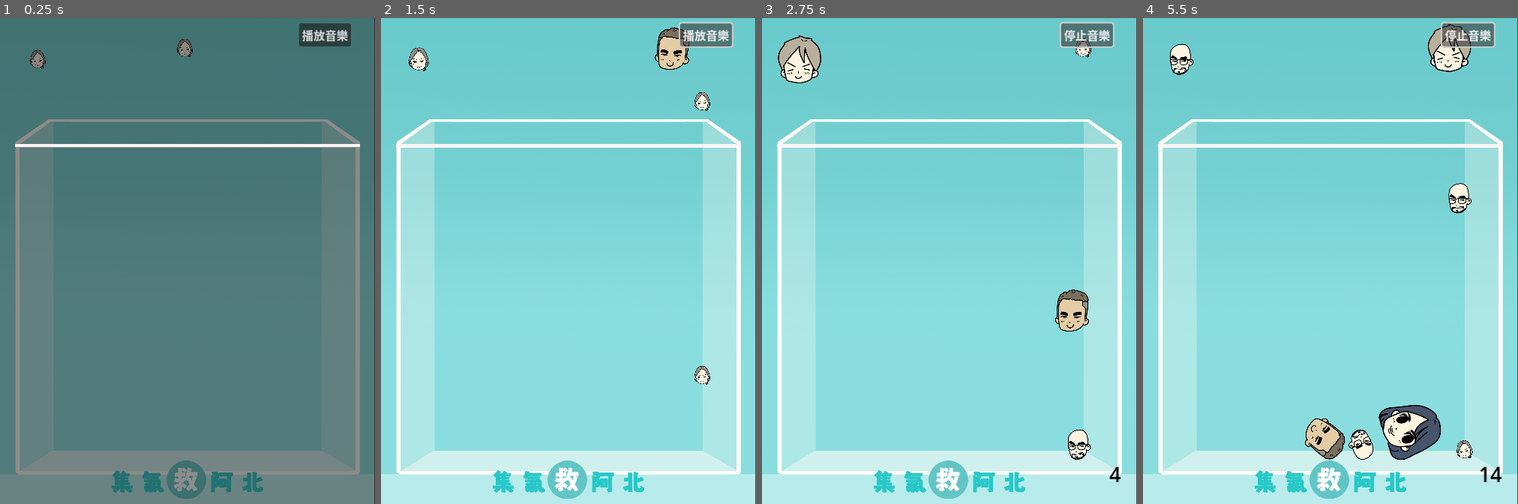
Above: before the commit, frames 1-4 (left to right).
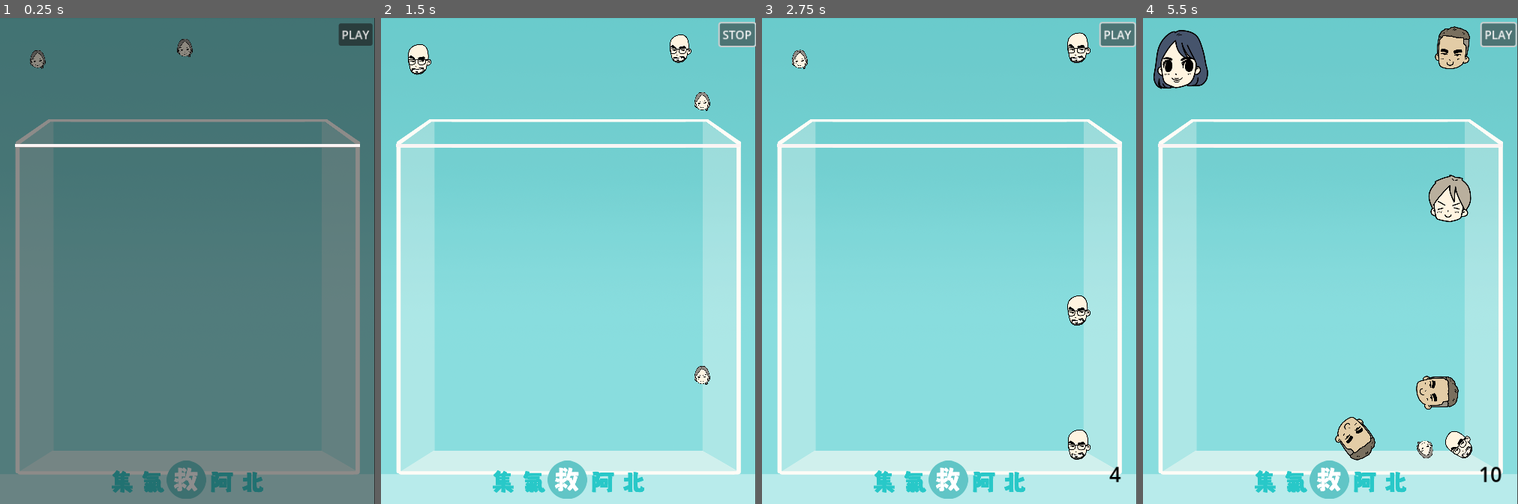
Above: after the commit, the same moments.

Repository: ken19800813/mergeTPP
Game: Godot game, scene res://main.tscn
Two runs of this game, one before a commit and one after it. Both use one fixed random seed, a clock stepped at 60 frames per second and the inputs below. Sound files missing from this copy of the repository are replaced by a short silence.
Inputs:
- Up to frame 1 (0.25 s): no input
- Up to frame 2 (1.5 s): click "播放音樂" (after the commit: "PLAY") at 0.5 s; click "停止音樂" (after the commit: "PLAY") at 1.25 s
- Up to frame 3 (2.75 s): click "播放音樂" (after the commit: "STOP") at 2 s
- Up to frame 4 (5.5 s): click "停止音樂" (after the commit: "PLAY") at 2.75 s; click "播放音樂" (after the commit: "STOP") at 3.5 s; click "停止音樂" (after the commit: "PLAY") at 4.25 s; click "播放音樂" (after the commit: "STOP") at 5 s

The runs differ from the first frame. In frame 1, 0.8% of the frame differs, in the area x 79-100%, y 1-6%; in frame 2, 1.8%; in frame 3, 2.6%; in frame 4, 7.3%, in the area x 2-100%, y 0-96%.

Commit message:
0411

Diff:
--- a/buildtime_printer.gd
+++ b/buildtime_printer.gd
@@ -1,16 +1,29 @@
 @tool
 extends Node
 
+const BUILD_TIME_KEY := "application/config/build_datetime"
+
 func _ready():
-	print("Build time: ", ProjectSettings.get_setting("application/config/build_datetime"))
+	if Engine.is_editor_hint():
+		_update_build_time()
+	else:
+		if ProjectSettings.has_setting(BUILD_TIME_KEY):
+			print("Build time:", ProjectSettings.get_setting(BUILD_TIME_KEY))
+		else:
+			print("No build time recorded.")
 
 func _process(_delta):
 	if Engine.is_editor_hint():
-		var t := Time.get_datetime_string_from_system()
-		if ProjectSettings.get_setting("application/config/build_datetime") != t:
-			ProjectSettings.set_setting("application/config/build_datetime", t)
-			ProjectSettings.save()
+		set_process(false)
+		_update_build_time()
 
-func _on_shake_button_pressed():
-	for fruit in get_tree().get_nodes_in_group("fruits"):  # 遍歷所有水果
-		fruit.shake()
+func _update_build_time():
+	var current_time := Time.get_datetime_string_from_system()
+	var stored_time := ""
+	if ProjectSettings.has_setting(BUILD_TIME_KEY):
+		stored_time = ProjectSettings.get_setting(BUILD_TIME_KEY)
+
+	if stored_time != current_time:
+		ProjectSettings.set_setting(BUILD_TIME_KEY, current_time)
+		ProjectSettings.save()
+		print("Updated build time to:", current_time)
--- a/dropper.gd
+++ b/dropper.gd
@@ -1,295 +1,137 @@
 extends Node2D
 class_name Dropper
 
-#@onready var cursor: Node2D = $fruit_cursor
-#@onready var score: Score = $"/root/ui/score"
-@onready var cursor: Node2D = get_node_or_null("fruit_cursor")
-@onready var score: Score = get_node_or_null("/root/ui/score")
-var cursor_y: float
-var future_fruit: Node2D
+@onready var cursor: Node2D = $fruit_cursor
+@onready var score: Score = get_node("/root/ui/score")
+@onready var screenshot: Sprite2D = get_node("/root/transition/screenshot")
+@onready var screenshot_anim: AnimationPlayer = get_node("/root/transition")
+
+const prefab: PackedScene = preload("res://fruit.tscn")
+const original_size := Vector2(10, 10)
+const border_const := 199.9
+const fruit_textures := [
+	preload("res://fruit_textures/01.png"), preload("res://fruit_textures/02.png"),
+	preload("res://fruit_textures/03.png"), preload("res://fruit_textures/04.png"),
+	preload("res://fruit_textures/05.png"), preload("res://fruit_textures/06.png"),
+	preload("res://fruit_textures/07.png"), preload("res://fruit_textures/08.png"),
+	preload("res://fruit_textures/09.png"), preload("res://fruit_textures/10.png"),
+	preload("res://fruit_textures/11.png")
+]
+
+var cursor_y := 0.0
 var target_x := 0.0
 var drop_queued := false
+var cooldown := 0.0
+var screenshot_taken := false
+var eat_release := true
 
 var level := 1
 var future_level := 1
-const prefab: PackedScene = preload("res://fruit.tscn")
-const original_size := Vector2(10, 10)
-var cooldown := 0.0
-const border_const := 199.9
-
-var is_game_over: bool = false
-var ending_over: bool = false
-var ending_cooldown: float = 0.0
+var is_game_over := false
+var ending_over := false
+var ending_cooldown := 0.0
+var cooldown_progress := 1.0
 
 var fruit_rng := RandomNumberGenerator.new()
-#@onready var screenshot: Sprite2D = $"/root/transition/screenshot"
-#@onready var screenshot_anim: AnimationPlayer = $"/root/transition"
-@onready var screenshot: Sprite2D = get_node_or_null("/root/transition/screenshot")
-@onready var screenshot_anim: AnimationPlayer = get_node_or_null("/root/transition")
-var screenshot_taken := false
-var eat_release := true
-
-# Load the textures for the fruit preview
-# const fruit_textures := [
-# 	preload("res://fruit_textures/cherry.png"), # level 1
-# 	preload("res://fruit_textures/strawberry.png"), # level 2
-# 	preload("res://fruit_textures/grape.png"), # level 3
-# 	preload("res://fruit_textures/orange.png"), # level 4
-# 	preload("res://fruit_textures/persimmon.png"), # level 5
-# 	preload("res://fruit_textures/apple.png"), # level 6
-# 	preload("res://fruit_textures/pear.png"), # level 7
-# 	preload("res://fruit_textures/peach.png"), # level 8
-# 	preload("res://fruit_textures/pineapple.png"), # level 9
-# 	preload("res://fruit_textures/melon.png"), # level 10
-# 	preload("res://fruit_textures/watermelon.png"), # level 11
-# ]
-const fruit_textures := [
-	preload("res://fruit_textures/01.png"), # level 1 (cherry)
-	preload("res://fruit_textures/02.png"), # level 2 (strawberry)
-	preload("res://fruit_textures/03.png"), # level 3 (grape)
-	preload("res://fruit_textures/04.png"), # level 4 (orange)
-	preload("res://fruit_textures/05.png"), # level 5 (persimmon)
-	preload("res://fruit_textures/06.png"), # level 6 (apple)
-	preload("res://fruit_textures/07.png"), # level 7 (pear)
-	preload("res://fruit_textures/08.png"), # level 8 (peach)
-	preload("res://fruit_textures/09.png"), # level 9 (pineapple)
-	preload("res://fruit_textures/10.png"), # level 10 (melon)
-	preload("res://fruit_textures/11.png"), # level 11 (watermelon)
-]
-
-
+var future_fruit: Node2D
 
 func _ready():
-
-	print_debug("cursor:", cursor)
-	print_debug("score:", score)
-	print_debug("future_fruit:", future_fruit)
-	print_debug("Fruit 類別:", Fruit)
-
-	fruit_rng.set_seed(7) # Chosen with a fair dice roll (also the sequence starts with two small fruits)
+	fruit_rng.randomize()
 	score.level_start()
 
+	cursor_y = cursor.position.y
+	init_future_fruit()
+	update_cursor_sprite()
+	update_future_sprite()
 
-
-
-
-
-
-	# Set up the future fruit preview
+func init_future_fruit():
 	future_fruit = cursor.duplicate()
-
-
-
+	future_fruit.name = "FUTURE"
 	add_child(future_fruit)
 	move_child(future_fruit, 0)
-	future_fruit.name = "FUTURE"
 	future_fruit.global_position = Vector2(-208, -280)
-
-	cursor_y = cursor.position.y
 	cursor.global_position = future_fruit.global_position
 
-	# Set up the sprite for the current fruit
-	update_cursor_appearance()
+func update_cursor_sprite():
+	update_fruit_sprite(cursor, level)
 
-	# Set up the sprite for the future fruit
-	update_future_fruit_appearance()
+func update_future_sprite():
+	update_fruit_sprite(future_fruit, future_level)
 
-# Update cursor appearance based on current level
-func update_cursor_appearance():
-	var cursor_sprite = cursor.get_node_or_null("sprite")
-	if cursor_sprite:
-		var texture_index = clamp(level - 1, 0, fruit_textures.size() - 1)
-		cursor_sprite.texture = fruit_textures[texture_index]
+func update_fruit_sprite(node: Node2D, lvl: int):
+	var sprite = node.get_node_or_null("sprite") as Sprite2D
+	if sprite == null:
+		sprite = Sprite2D.new()
+		sprite.name = "sprite"
+		node.add_child(sprite)
 
-		# 使用與fruit.gd中完全相同的計算邏輯
-		if cursor_sprite.texture:
-			var texture_size = cursor_sprite.texture.get_size()
+	var texture_index = clamp(lvl - 1, 0, fruit_textures.size() - 1)
+	sprite.texture = fruit_textures[texture_index]
 
-			# 使用相同的填充因子(1.4)以保持一致
-			var fill_factor = 1.0
+	var texture_size = sprite.texture.get_size()
+	var fill_factor = 1.0
+	var radius = 1.0
+	var scale = (2 * radius * fill_factor) / max(texture_size.x, texture_size.y)
+	sprite.scale = Vector2(scale, scale)
 
-			# 將碰撞直徑設置為等同於fruit.gd中實際水果的大小
-			# 注意cursor預設scale已經是10，所以基礎半徑用1.0，但乘以等級縮放因子
-			var base_collision_radius = 1.0
-			var level_scale_factor = 1 # Fruit.get_target_scale(level) / Fruit.get_target_scale(1)
+func _physics_process(delta: float):
+	if is_game_over:
+		if not screenshot_taken:
+			take_screenshot()
+		do_ending(delta)
+		return
 
-			# 計算目標直徑，與fruit.gd保持一致
-			var target_diameter = 2 * base_collision_radius * level_scale_factor * fill_factor
-			var scale_factor = target_diameter / max(texture_size.x, texture_size.y)
+	cooldown -= delta
+	var t = 1.0 - pow(0.0001, delta)
+	var pos_t = 1.0 - pow(0.0000001, delta)
 
-			# 應用到sprite上
-			cursor_sprite.scale = Vector2(scale_factor, scale_factor)
-	else:
-		# If there's no sprite node, create one
-		var sprite = Sprite2D.new()
-		sprite.name = "sprite"
-		var texture_index = clamp(level - 1, 0, fruit_textures.size() - 1)
-		sprite.texture = fruit_textures[texture_index]
-		cursor.add_child(sprite)
+	cursor.scale = lerp(cursor.scale, original_size * Fruit.get_target_scale(level), t)
+	future_fruit.scale = lerp(future_fruit.scale, original_size * Fruit.get_target_scale(future_level), t)
 
-		# 立即更新剛創建的sprite的大小
-		if sprite.texture:
-			var texture_size = sprite.texture.get_size()
+	var border_dist = border_const - cursor.scale.x
+	if not drop_queued:
+		target_x = clamp(get_local_mouse_position().x, -border_dist, border_dist)
 
-			var fill_factor = 1.0
-			var base_collision_radius = 1.0
-			var level_scale_factor = 1 # Fruit.get_target_scale(level) / Fruit.get_target_scale(1)
-			var target_diameter = 2 * base_collision_radius * level_scale_factor * fill_factor
-			var scale_factor = target_diameter / max(texture_size.x, texture_size.y)
-			sprite.scale = Vector2(scale_factor, scale_factor)
+	cursor.position = lerp(cursor.position, Vector2(target_x, cursor_y), pos_t)
 
-# Update future fruit appearance based on future level
-func update_future_fruit_appearance():
-	var future_sprite = future_fruit.get_node_or_null("sprite")
-	if future_sprite:
-		var texture_index = clamp(future_level - 1, 0, fruit_textures.size() - 1)
-		future_sprite.texture = fruit_textures[texture_index]
+	if Input.is_key_pressed(KEY_I) and cooldown < 0.13:
+		drop_queued = true
 
-		# 使用與fruit.gd中完全相同的計算邏輯
-		if future_sprite.texture:
-			var texture_size = future_sprite.texture.get_size()
+	if drop_queued and abs(target_x - cursor.position.x) < 10:
+		drop_fruit()
+		drop_queued = false
 
-			# 使用相同的填充因子(1.4)以保持一致
-			var fill_factor = 1.0
+func _input(event):
+	if event is InputEventMouseButton:
+		if not event.is_pressed() and not eat_release and cooldown <= 0:
+			drop_queued = true
+		else:
+			eat_release = false
+		maybe_restart()
+	elif event is InputEventKey and event.physical_keycode == KEY_ESCAPE and OS.has_feature("editor"):
+		get_tree().quit()
 
-			# 將碰撞直徑設置為等同於fruit.gd中實際水果的大小
-			var base_collision_radius = 1.0
-			var level_scale_factor = 1 # Fruit.get_target_scale(future_level) / Fruit.get_target_scale(1)
-
-			# 計算目標直徑，與fruit.gd保持一致
-			var target_diameter = 2 * base_collision_radius * level_scale_factor * fill_factor
-			var scale_factor = target_diameter / max(texture_size.x, texture_size.y)
-
-			# 應用到sprite上
-			future_sprite.scale = Vector2(scale_factor, scale_factor)
-	else:
-		# If there's no sprite node, create one
-		var sprite = Sprite2D.new()
-		sprite.name = "sprite"
-		var texture_index = clamp(future_level - 1, 0, fruit_textures.size() - 1)
-		sprite.texture = fruit_textures[texture_index]
-		future_fruit.add_child(sprite)
-
-		# 立即更新剛創建的sprite的大小
-		if sprite.texture:
-			var texture_size = sprite.texture.get_size()
-
-			var fill_factor = 1.0
-			var base_collision_radius = 1.0
-			var level_scale_factor = 1 # Fruit.get_target_scale(future_level) / Fruit.get_target_scale(1)
-			var target_diameter = 2 * base_collision_radius * level_scale_factor * fill_factor
-			var scale_factor = target_diameter / max(texture_size.x, texture_size.y)
-			sprite.scale = Vector2(scale_factor, scale_factor)
-
-func maybe_restart():
-	if is_game_over and ending_over and not screenshot_anim.is_playing():
-		screenshot_anim.play("go_away")
-		get_tree().reload_current_scene()
-
-func make_fruit():
+func drop_fruit():
 	if is_game_over:
 		return
 
 	score.end_combo()
 	var fruit = prefab.instantiate()
 	fruit.level = level
-	#$"..".add_child(fruit)
-	if get_parent() != null:
-		get_parent().add_child(fruit)
-	else:
-		print_debug("Dropper 沒有父節點，無法新增 fruit")
+	get_parent().add_child(fruit)
 
-	fruit.global_position.y = cursor.global_position.y
 	var border_dist := border_const - Fruit.get_target_scale(level) * original_size.x
-	fruit.global_position.x = clamp(target_x, -border_dist, border_dist)
-	fruit.linear_velocity.y = 400.0
-	fruit.linear_velocity.x = 0
-	fruit.angular_velocity = fruit_rng.randf() * 0.2 - 0.1
+	fruit.global_position = Vector2(clamp(target_x, -border_dist, border_dist), cursor.global_position.y)
+	fruit.linear_velocity = Vector2(0, 400)
+	fruit.angular_velocity = fruit_rng.randf_range(-0.1, 0.1)
 
-	# Update the levels for the next fruits
 	level = future_level
 	future_level = int(clamp(abs(fruit_rng.randfn(0.5, 2.3)) + 1, 1, 5))
 	cooldown = 0.1 + min(0.2, level * 0.1)
 
-	# Update the appearances
-	update_cursor_appearance()
-	update_future_fruit_appearance()
-
+	update_cursor_sprite()
+	update_future_sprite()
 	cursor.global_position = future_fruit.global_position
-	cursor.scale = original_size * Fruit.get_target_scale(level)
-
-func _physics_process(delta: float):
-	if is_game_over:
-		if not screenshot_taken:
-			take_screenshot()
-		do_ending(delta)
-
-	cooldown -= delta
-	var t: float = 1.0 - pow(0.0001, delta)
-
-	#var target_scale := original_size * Fruit.get_target_scale(level)
-	var scale_factor = 1.0
-	#if "get_target_scale" in Fruit:
-		#scale_factor = Fruit.get_target_scale(level)
-	#else:
-		#push_error("Fruit 類別內找不到 get_target_scale 方法");
-	if not Engine.has_singleton("Fruit"):
-		print_debug("Fruit 類別不存在！請確認 Fruit.gd 是否正確載入")
-	elif not "get_target_scale" in Fruit:
-		print_debug("Fruit 類別沒有 get_target_scale 方法！")
-
-	var target_scale := original_size * Fruit.get_target_scale(level)
-
-
-
-	cursor.scale = lerp(cursor.scale, target_scale, t)
-	var border_dist := border_const - cursor.scale.x
-
-	if not drop_queued:
-		target_x = clamp(get_local_mouse_position().x, -border_dist, border_dist)
-
-	if not is_game_over:
-		var pos_t: float = 1.0 - pow(0.0000001, delta)
-		var target_pos := Vector2(target_x, cursor_y)
-		cursor.position = lerp(cursor.position, target_pos, pos_t)
-
-	future_fruit.scale = lerp(future_fruit.scale, original_size * Fruit.get_target_scale(future_level), t)
-
-	#if Input.is_key_pressed(KEY_I) and cooldown < 0.13:
-		#drop_queued = true
-		#maybe_restart()
-
-	if Input.is_key_pressed(KEY_I) and cooldown < 0.13:
-		drop_queued = true
-
-	if drop_queued and abs(target_x - cursor.position.x) < 10:
-		make_fruit()
-		drop_queued = false
-
-func _input(event):
-	if event is InputEventMouseButton:
-		if not event.is_pressed() and not eat_release:
-			if cooldown <= 0:
-				drop_queued = true
-		else:
-			eat_release = false
-		maybe_restart()
-	elif event is InputEventKey:
-		if event.physical_keycode == KEY_ESCAPE and OS.has_feature("editor"):
-			get_tree().quit()
-
-#func game_over():
-	#if is_game_over:
-		#return
-	#is_game_over = true
-	#ending_over = false
-	#ending_cooldown = 1.0
-	#score.game_over()
-#
-	#var parent: Node2D = $".."
-	#for c in parent.get_children():
-		#if c is Fruit:
-			#c.game_over = true
 
 func game_over():
 	if is_game_over:
@@ -297,59 +139,30 @@
 	is_game_over = true
 	ending_over = false
 	ending_cooldown = 1.0
-	if score:
-		score.game_over()
+	score.game_over()
 
-	var fruits = []
-	for c in $"..".get_children():
+	for c in get_parent().get_children():
 		if c is Fruit:
-			fruits.append(c)
+			c.game_over = true
 
-	for f in fruits:
-		f.game_over = true
-
+func maybe_restart():
+	if is_game_over and ending_over and not screenshot_anim.is_playing():
+		screenshot_anim.play("go_away")
+		get_tree().reload_current_scene()
 
 func take_screenshot():
 	screenshot_taken = true
-	var data: Image = get_viewport().get_texture().get_image()
-	if data.get_size().x > data.get_size().y:
-		var w := data.get_size().y
-		var h := data.get_size().y
-		var offset_x = (data.get_size().x - w) / 2
-		var data_cropped: Image = Image.new()
-		data_cropped.copy_from(data)
-		data_cropped.blit_rect(data, Rect2(offset_x, 0, w, h), Vector2.ZERO)
-		data_cropped.crop(w, h)
-		data = data_cropped
-	elif data.get_size().y > data.get_size().x * 1.3:
-		var w := data.get_size().x
-		var h := w * 1.3
-		var offset_y = (data.get_size().y - h) / 2
-		var data_cropped: Image = Image.new()
-		data_cropped.copy_from(data)
-		data_cropped.blit_rect(data, Rect2(0, offset_y, w, h), Vector2.ZERO)
-		data_cropped.crop(w, h)
-		data = data_cropped
-
-	data.flip_y()
-	false # data.lock() # TODOConverter3To4, Image no longer requires locking, `false` helps to not break one line if/else, so it can freely be removed
-	var border_color := Color(1, 1, 1, 1)
-	border_color.r8 = 26 # match the fade color to blend the borders
-	border_color.g8 = 26
-	border_color.b8 = 26
-	for x in range(data.get_size().x):
-		data.set_pixel(x, 0, border_color)
-		data.set_pixel(x, data.get_size().y - 1, border_color)
-	for y in range(data.get_size().y):
-		data.set_pixel(0, y, border_color)
-		data.set_pixel(data.get_size().x - 1, y, border_color)
-	false # data.unlock() # TODOConverter3To4, Image no longer requires locking, `false` helps to not break one line if/else, so it can freely be removed
-	var img: ImageTexture = ImageTexture.create_from_image(data)
-	var aspect := data.get_size().x / (float)(data.get_size().y)
-	img.set_size_override(Vector2(aspect, 1) * ProjectSettings.get_setting("display/window/size/viewport_height"))
-	screenshot.texture = img
-
-var cooldown_progress := 1.0
+	var image = get_viewport().get_texture().get_image()
+	var size = image.get_size()
+	if size.x > size.y:
+		var w = size.y
+		image.crop(w, w)
+	elif size.y > size.x * 1.3:
+		var h = size.x * 1.3
+		image.crop(size.x, h)
+	image.flip_y()
+	var texture = ImageTexture.create_from_image(image)
+	screenshot.texture = texture
 
 func do_ending(delta: float):
 	ending_cooldown -= delta
@@ -358,10 +171,10 @@
 	ending_cooldown += fruit_rng.randf() * 0.25 * max(0.1, cooldown_progress) + 0.01 * max(0.1, cooldown_progress)
 	ending_cooldown = max(ending_cooldown, delta * 0.75)
 	cooldown_progress *= 0.97
-	var parent: Node2D = $".."
-	for c in parent.get_children():
+
+	for c in get_parent().get_children():
 		if c is Fruit and not c.popped:
-			c.pop()
+			c.pop()  # ✅ 合成動畫觸發
 			return
 	ending_over = true
 	screenshot_anim.play("screenshot")
--- a/fruit.gd
+++ b/fruit.gd
@@ -222,11 +222,53 @@
 			mesh.queue_free()
 		queue_free()
 
+#func do_combining(delta: float):
+	#if game_over:
+		#return
+	#
+#
+	#if cooldown > delta:
+		#cooldown -= delta
+		#return
+	#else:
+		#cooldown = 0
+	#
+	#var colliding_bodies = get_colliding_bodies()
+	#if not colliding_bodies:  # 避免 null 錯誤
+		#return
+		#
+	#for node in colliding_bodies:
+		#if not node or not node.has_method("get_absorbed"):
+			#continue
+#
+	#for node in get_colliding_bodies():
+		#if not node.has_method("get_absorbed") or node.level != level or node.is_queued_for_deletion():
+			#continue
+		#if node.absorber:
+			#continue
+		#if node.cooldown > 0:
+			#continue
+		#if node.get_instance_id() < get_instance_id():
+			#continue
+		#apply_central_impulse(- (node.global_position - global_position) * mass * 2)
+		#cooldown = 0.1
+		#level += 1
+		#var score: Score = $"/root/ui/score"
+		#score.add(level)
+		#if level >= 12:
+			#level = 11
+			#cooldown = 1000
+			#pop()
+			#node.pop()
+		#else:
+			#update_fruit_appearance()
+			#node.get_absorbed(self)
+		#return
+
 func do_combining(delta: float):
 	if game_over:
 		return
 
-
 	if cooldown > delta:
 		cooldown -= delta
 		return
@@ -234,15 +276,14 @@
 		cooldown = 0
 
 	var colliding_bodies = get_colliding_bodies()
-	if not colliding_bodies:  # 避免 null 錯誤
+	if not colliding_bodies:  # 確保不會是 null
 		return
 
 	for node in colliding_bodies:
-		if not node or not node.has_method("get_absorbed"):
-			continue
-
-	for node in get_colliding_bodies():
-		if not node.has_method("get_absorbed") or node.level != level or node.is_queued_for_deletion():
+		if not is_instance_valid(node) or not node.has_method("get_absorbed"):
+			continue
+
+		if node.level != level or node.is_queued_for_deletion():
 			continue
 		if node.absorber:
 			continue
@@ -250,11 +291,15 @@
 			continue
 		if node.get_instance_id() < get_instance_id():
 			continue
+
 		apply_central_impulse(- (node.global_position - global_position) * mass * 2)
 		cooldown = 0.1
 		level += 1
+
 		var score: Score = $"/root/ui/score"
-		score.add(level)
+		if is_instance_valid(score):
+			score.add(level)
+
 		if level >= 12:
 			level = 11
 			cooldown = 1000
@@ -323,3 +368,12 @@
 	pitch = 1.0 + (5 - level) * 0.1
 	volume = (level - 8) * 1.0
 	audio.play_audio(sample, pitch - randf() * 0.01, volume - randf() * 2 - 5)
+
+
+func apply_shake_force():
+	# 給水果一個隨機的左右晃動力
+	var force = Vector2(randf_range(-50, 50), randf_range(-20, 20)) * mass
+	apply_impulse(force)
+
+	var random_force = Vector2(randf_range(-100, 100), randf_range(-50, 50)) * mass
+	apply_impulse(random_force)
--- a/game.gd
+++ b/game.gd
@@ -1,60 +1,20 @@
-extends Node
+extends Node2D
 
-@export var shake_threshold: float = 10.0  # 設定搖晃的靈敏度
-@export var shake_force: float = 500.0  # 施加的搖晃力量
-var last_accel := Vector3.ZERO
+@export var shake_threshold := 4.0  # 搖晃觸發的靈敏度
+@export var shake_cooldown := 0.5  # 最小間隔時間，避免連續觸發
+var last_shake_time := 0.0  # 記錄上次搖晃的時間
 
 func _process(delta):
-	var accel = Input.get_accelerometer()  # 讀取手機加速度
-	var delta_accel = accel - last_accel  # 計算加速度變化量
-	last_accel = accel
+	var accel = Input.get_accelerometer()  # 取得手機的加速度數據
+	var shake_strength = accel.length()  # 計算加速度的大小
 
-	# 若變化量超過閾值，觸發搖晃
-	if delta_accel.length() > shake_threshold:
+	# 避免短時間內多次觸發
+	if shake_strength > shake_threshold and Time.get_ticks_msec() / 1000.0 - last_shake_time > shake_cooldown:
+		last_shake_time = Time.get_ticks_msec() / 1000.0
 		shake_fruits()
 
 func shake_fruits():
-	print("手機搖晃偵測到，搖晃水果！")
-
-	# 找到所有水果並施加隨機力
+	print("Shaking Fruits!")  # 除錯用，可刪除
 	for fruit in get_tree().get_nodes_in_group("fruits"):
-		if fruit is RigidBody2D:
-			var random_force = Vector2(randf_range(-shake_force, shake_force), randf_range(-shake_force, shake_force))
-			fruit.apply_impulse(random_force)
-
-
-func _on_Button_pressed():
-	var shake_strength = 500  # 搖晃力度，可調整
-	for fruit in get_tree().get_nodes_in_group("fruits"):  # 獲取所有水果
-		if fruit is RigidBody2D:
-			if fruit.sleeping:
-				fruit.sleeping = false  # 讓靜止的水果可受力
-
-			var random_force = Vector2(randf_range(-shake_strength, shake_strength), randf_range(-shake_strength, shake_strength))
-			fruit.apply_impulse(random_force, Vector2.ZERO)  # 施加衝量
-
-	var fruits = get_tree().get_nodes_in_group("fruits")
-	print("找到的水果節點:", fruits)  # 測試有沒有抓到
-
-	for fruit in fruits:
-		if fruit is RigidBody2D:
-			print("準備施加衝量到:", fruit)
-
-
-func _ready():
-	#if false and colors != baked_colors:
-	#	print("[")
-	#	for c in colors:
-	#		print("\t\tColor", c, ",")
-	#	print("\t]")
-	add_to_group("fruits")  # 加到 "fruits" 群組
-
-	set_process(true)  # 確保 _process() 會被調用
-
-
-	if not get_node("/root").has_node("AudioStreamPlayer"):
-		var bgm = AudioStreamPlayer.new()
-		bgm.stream = load("res://Brave_Grassroots.ogg")
-		bgm.autoplay = true
-		#bgm.loop = true  # 設置循環
-		#get_node("/root").add_child(bgm)
+		if fruit.has_method("apply_shake_force"):
+			fruit.apply_shake_force()
--- a/kill_plane.gd
+++ b/kill_plane.gd
@@ -1,12 +1,11 @@
 extends Area2D
 
-@onready var dropper : Dropper = $"/root/Node2D/dropper"
+@onready var dropper := get_node("/root/Node2D/dropper")  # 或使用 Autoload 的 Dropper
 var restart_queued := false
 
 func _input(event):
-	if event is InputEventScreenTouch:
-		if event.index == 4:
-			dropper.game_over()
+	if event is InputEventScreenTouch and event.pressed:
+		dropper.game_over()
 
 func _process(_delta):
 	if restart_queued:
--- a/main.tscn
+++ b/main.tscn
@@ -24,9 +24,9 @@
 
 [node name="Button" type="Button" parent="."]
 z_index = 99
-offset_left = 155.0
+offset_left = 210.0
 offset_top = -330.0
-offset_right = 227.0
+offset_right = 250.0
 offset_bottom = -299.0
 text = "播放音樂"
 script = ExtResource("2_efxa6")
@@ -132,3 +132,5 @@
 [node name="AudioStreamPlayer" type="AudioStreamPlayer" parent="."]
 stream = ExtResource("10_4c57u")
 volume_db = -2.342
+autoplay = true
+parameters/looping = true
--- a/music-btn.gd
+++ b/music-btn.gd
@@ -3,17 +3,17 @@
 @onready var audio_player = $"../AudioStreamPlayer"  # 取得音樂播放器
 
 func _ready():
-	text = "播放音樂"  # 設定按鈕文字
+	text = "PLAY"  # 設定按鈕文字
 	connect("pressed", Callable(self, "_on_button_pressed"))  # 連接按鈕事件
 	audio_player.connect("finished", Callable(self, "_on_music_finished"))  # 設定循環播放
 
 func _on_button_pressed():
 	if audio_player.playing:
 		audio_player.stop()  # 停止播放
-		text = "播放音樂"
+		text = "PLAY"
 	else:
 		audio_player.play()  # 播放音樂
-		text = "停止音樂"
+		text = "STOP"
 
 func _on_music_finished():
 	audio_player.play()  # 當音樂結束時，重新播放
--- a/project.godot
+++ b/project.godot
@@ -19,7 +19,7 @@
 boot_splash/fullsize=false
 boot_splash/use_filter=false
 config/icon="res://icon.png"
-config/build_datetime="2025-04-02T20:58:18"
+config/build_datetime="2025-04-11T08:28:13"
 
 [audio]
 
--- a/score.gd
+++ b/score.gd
@@ -5,10 +5,11 @@
 var score := 0
 var is_game_over := true
 
-@onready var fade : Sprite2D = $"/root/transition/fade"
+@onready var fade := get_node_or_null("/root/transition/fade")
 
 func _ready():
 	text = ""
+	score = 0
 
 func level_start():
 	$"../prev_score".text = text
@@ -16,20 +17,18 @@
 	score = 0
 	is_game_over = false
 
-
-
 func end_combo():
 	combo_counter = 1
 
-func add(val:  int):
-	if is_game_over:
+func add(val: int):
+	if is_game_over or val <= 0:
 		return
 	combo_counter += 1
-	score += int(val * combo_counter)
+	score += val * combo_counter
 	write_score(score)
 
 func write_score(val: int):
-	text = str(int(val))
+	text = str(val)
 
 func game_over():
 	if is_game_over:
@@ -37,5 +36,6 @@
 	is_game_over = true
 	$"../prev_score".text = ""
 
-func _process(_delta:float):
-	modulate.a = pow(1 - fade.modulate.a, 4)
+func _process(_delta: float):
+	if fade:
+		modulate.a = pow(1 - fade.modulate.a, 4)
